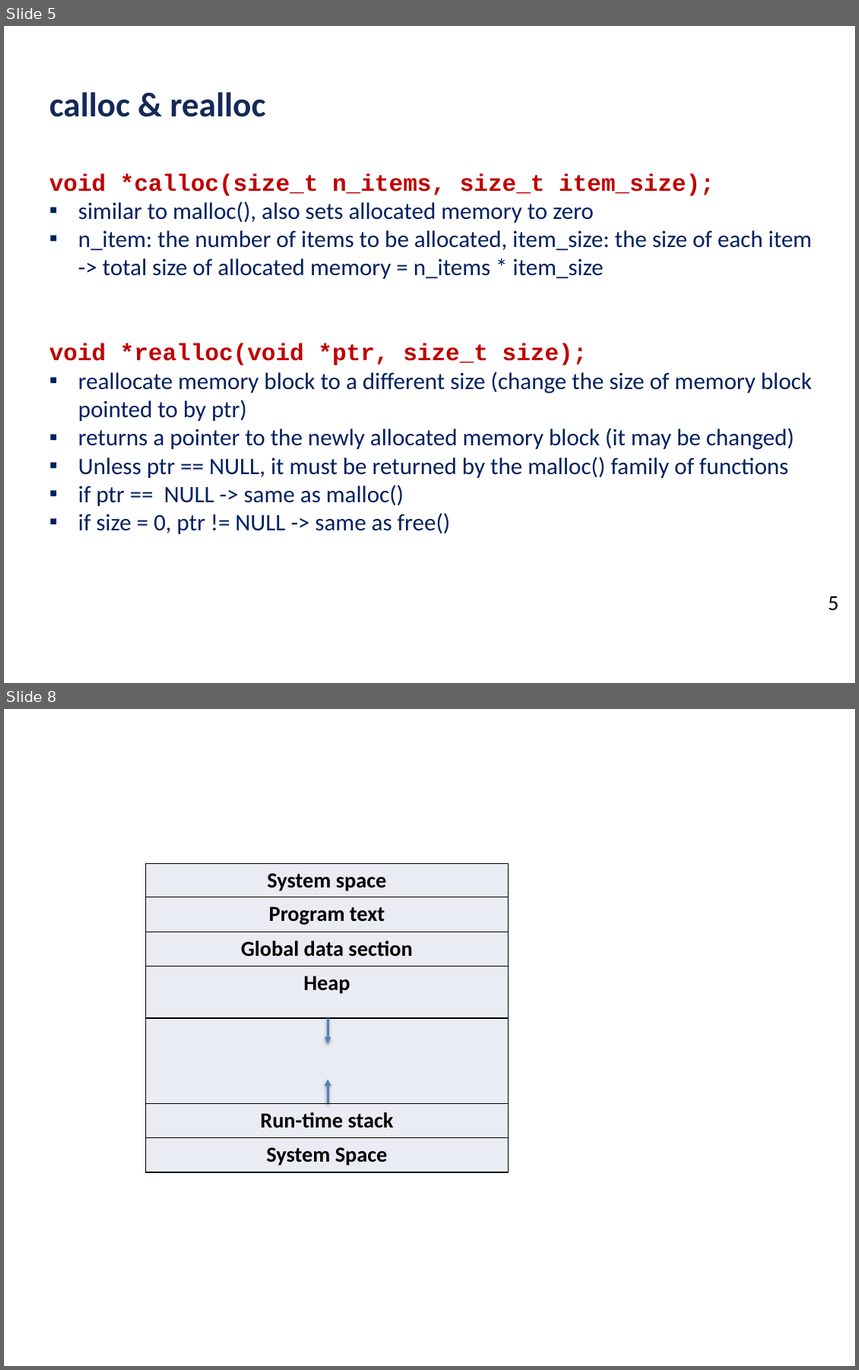
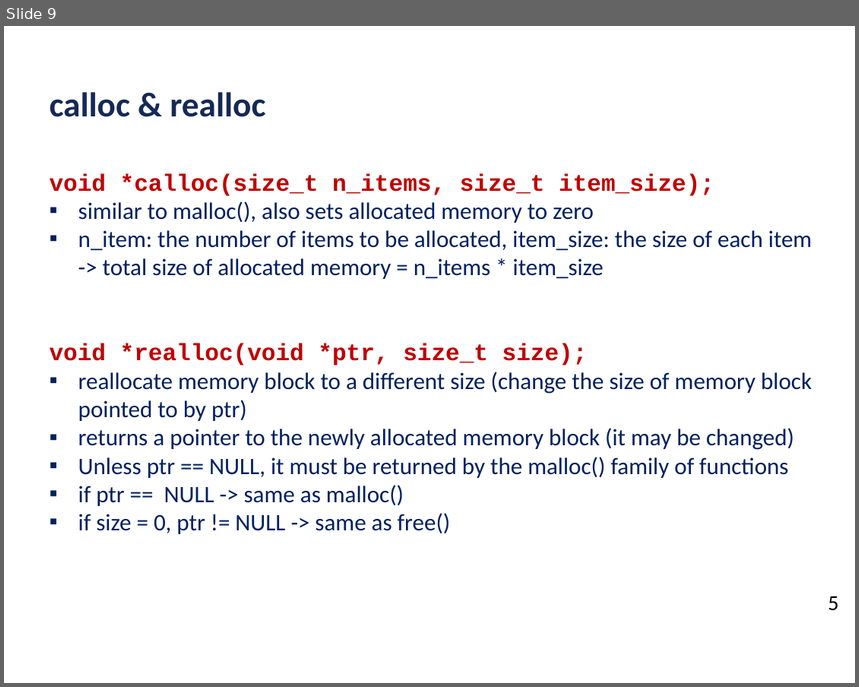
Before and after one commit to ubhowmik/ECE220, a slide deck: Lecture#18/Lecture_18_presentation.pptx. Shown one above the other, each under a label of ours: slides 5 and 8 before the commit, slide 9 after it; the slides between them are not shown. The pictures are 859x1370 and 859x687 pixels, drawn with LibreOffice and Linux fonts; fonts in the diff are those of the drawing; background and template pictures are left out. Boxes give left, top, right and bottom in pixels: in the first picture for what was removed or moved away, otherwise in the second. Text is boxed around its words. In the diff, an @@ line names an element or a change of style, - is before the commit and + after.

```diff
--- a/Lecture#18/Lecture_18_presentation.pptx
+++ b/Lecture#18/Lecture_18_presentation.pptx
@@ slide 8 removed at [4, 709, 855, 1366], background #FFFFFF @@
@@ table removed at [145, 864, 508, 1173], 7 rows, 1 columns @@
-System space
-Program text
-Global data section
-Heap
-
-Run-time stack
-System Space
@@ arrow removed from (329, 1018) to (329, 1044) @@
@@ arrow removed from (329, 1103) to (329, 1080) @@
@@ what was slide 5 is now slide 9 @@
```
Also in this commit, not shown: 1 slide changed, 10 slides added, 2 other slides removed, 7 other files.
